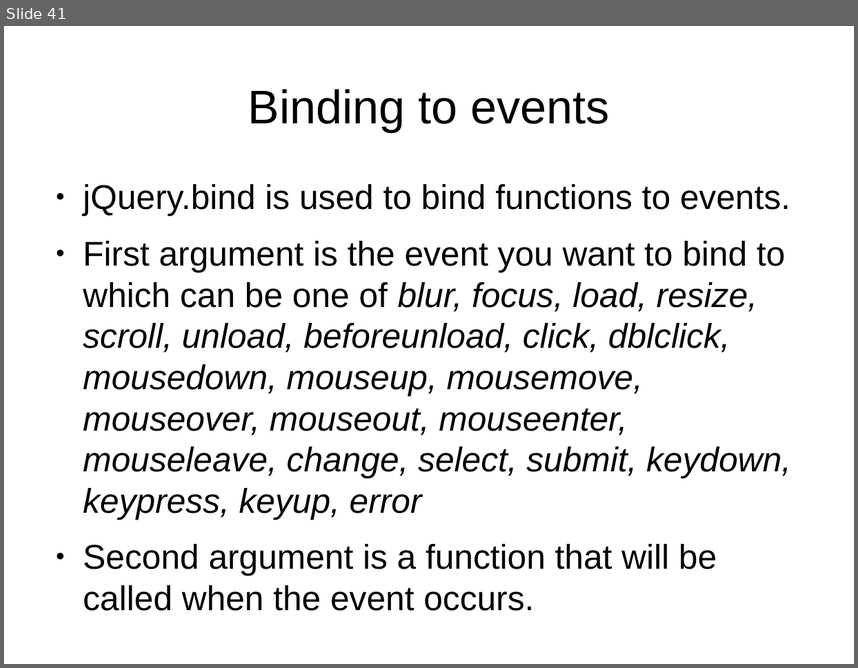
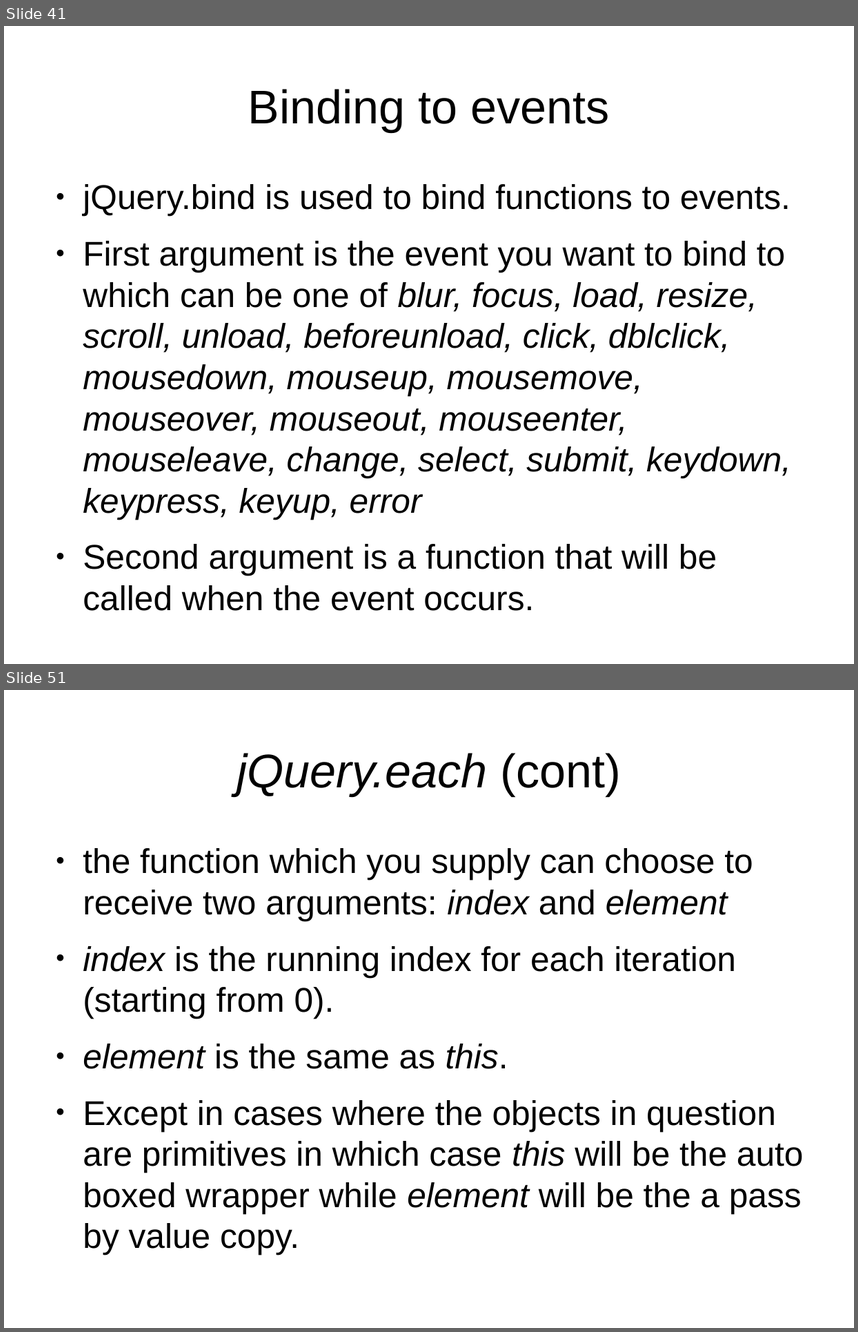
Before and after one commit to veltzer/demos, a slide deck: javascript/jquery/doc/jquery.odp. Shown one above the other, each under a label of ours: slide 41 before the commit, slides 41 and 51 after it; the slides between them are not shown. The pictures are 858x668 and 858x1332 pixels, drawn with LibreOffice and Linux fonts; fonts in the diff are those of the drawing. Boxes give left, top, right and bottom in pixels: in the first picture for what was removed or moved away, otherwise in the second. Text is boxed around its words. In the diff, an @@ line names an element or a change of style, - is before the commit and + after.

```diff
--- a/javascript/jquery/doc/jquery.odp
+++ b/javascript/jquery/doc/jquery.odp
@@ slide 51 added at (4,690,854,1328), background #FFFFFF @@
@@ title added at (237,753,621,796), 44 pt, text #000000, italic @@
+jQuery.each (cont)
@@ text added at (83,848,804,1254), 32 pt, text #000000 @@
+● the function which you supply can choose to receive two arguments: index and element
+● index is the running index for each iteration (starting from 0).
+● element is the same as this.
+● Except in cases where the objects in question are primitives in which case this will be the auto boxed wrapper while element will be the a pass by value copy.
```
Also in this commit, not shown: 2 slides changed, 7 other slides added, 3 other files.
